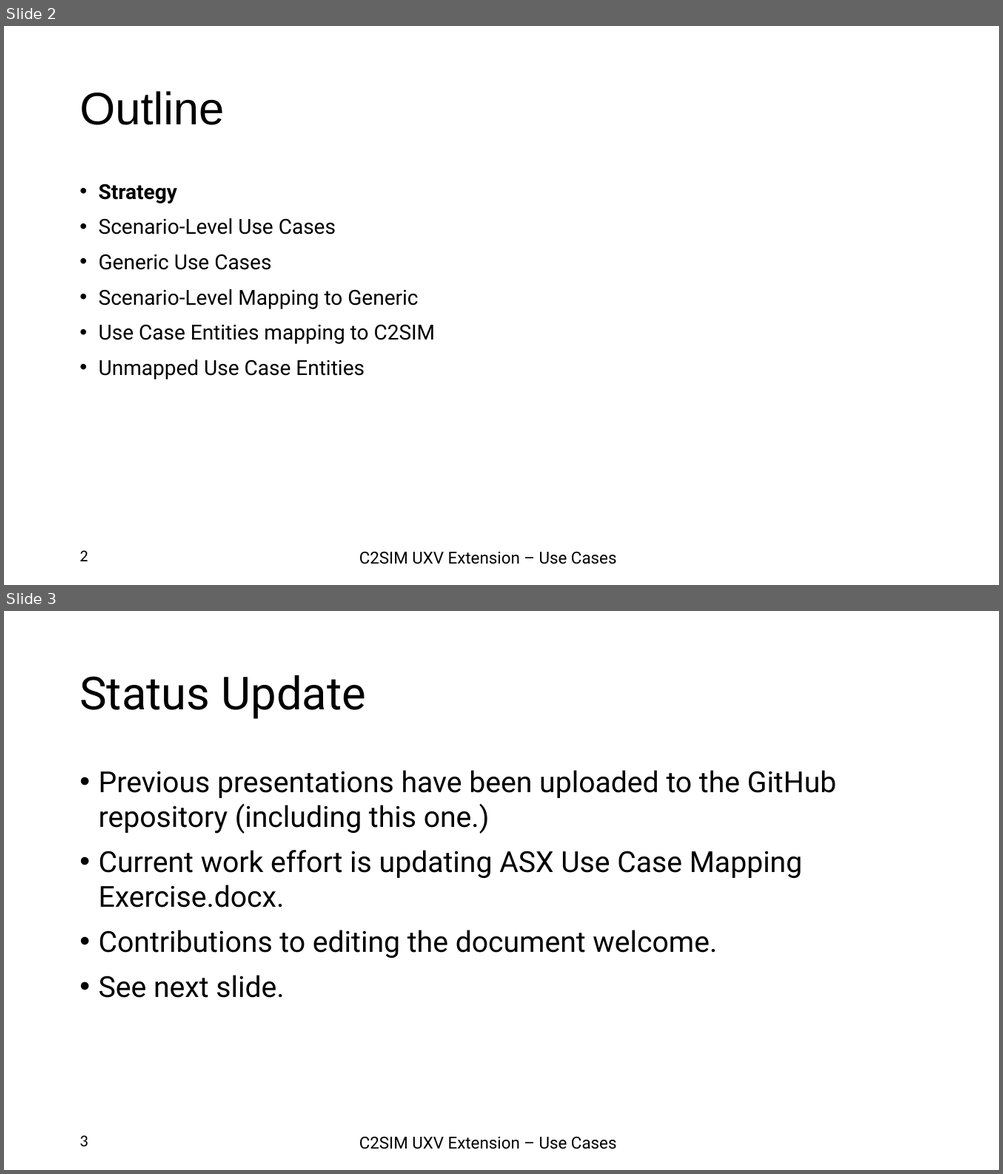
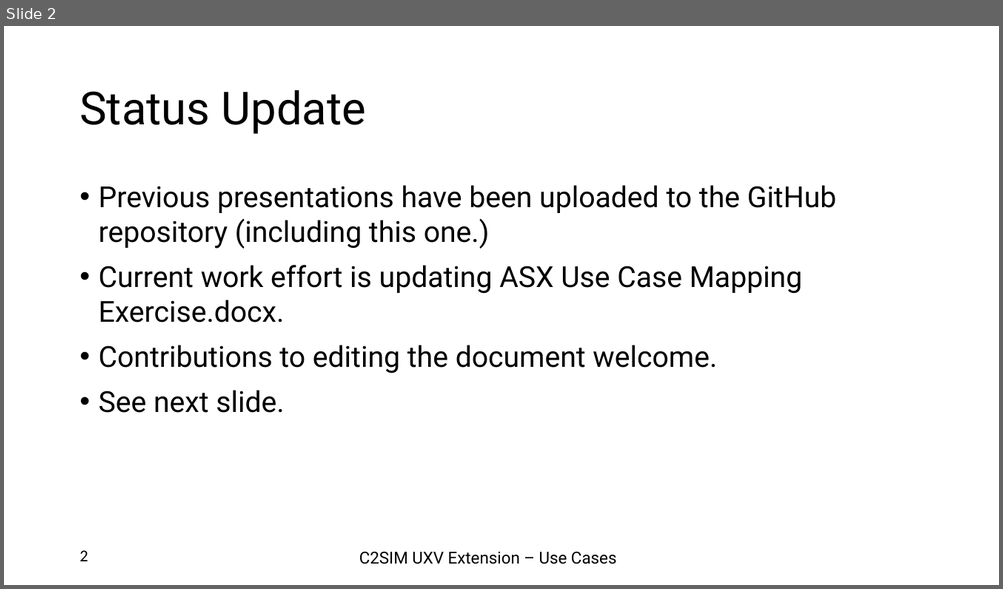
Before and after one commit to hyssostech/C2SIMArtifacts, a slide deck: Subgroups/ASX/Extension Definition Exercises/2025-04 ASX UC Mapping Status Update.pptx. Shown one above the other, each under a label of ours: slides 2 and 3 before the commit, slide 2 after it. The pictures are 1003x1174 and 1003x589 pixels, drawn with LibreOffice and Linux fonts; fonts in the diff are those of the drawing; background and template pictures are left out. Boxes give left, top, right and bottom in pixels: in the first picture for what was removed or moved away, otherwise in the second. Text is boxed around its words. In the diff, an @@ line names an element or a change of style, - is before the commit and + after.

```diff
--- a/Subgroups/ASX/Extension Definition Exercises/2025-04 ASX UC Mapping Status Update.pptx
+++ b/Subgroups/ASX/Extension Definition Exercises/2025-04 ASX UC Mapping Status Update.pptx
@@ slide 2 removed at (x1=4, y1=26, x2=999, y2=585), background #FFFFFF; not listed: 2 template elements that a slide beside it also shows @@
@@ title removed at (x1=79, y1=91, x2=224, y2=125) @@
-Outline
@@ text removed at (x1=99, y1=184, x2=435, y2=380) @@
-• Strategy
-• Scenario-Level Use Cases
-• Generic Use Cases
-• Scenario-Level Mapping to Generic
-• Use Case Entities mapping to C2SIM
-• Unmapped Use Case Entities
@@ what was slide 3 is now slide 2 @@
@@ page number at (x1=79, y1=551, x2=88, y2=562): text changed @@
-3
+2
```
Also in this commit, not shown: 2 slides added.
